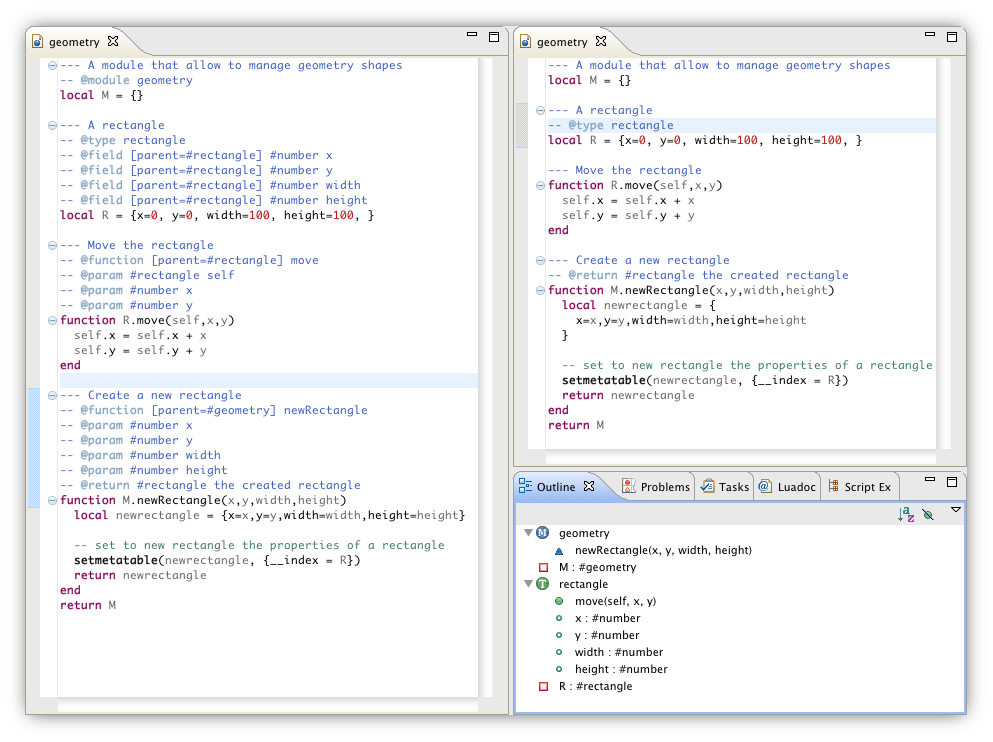
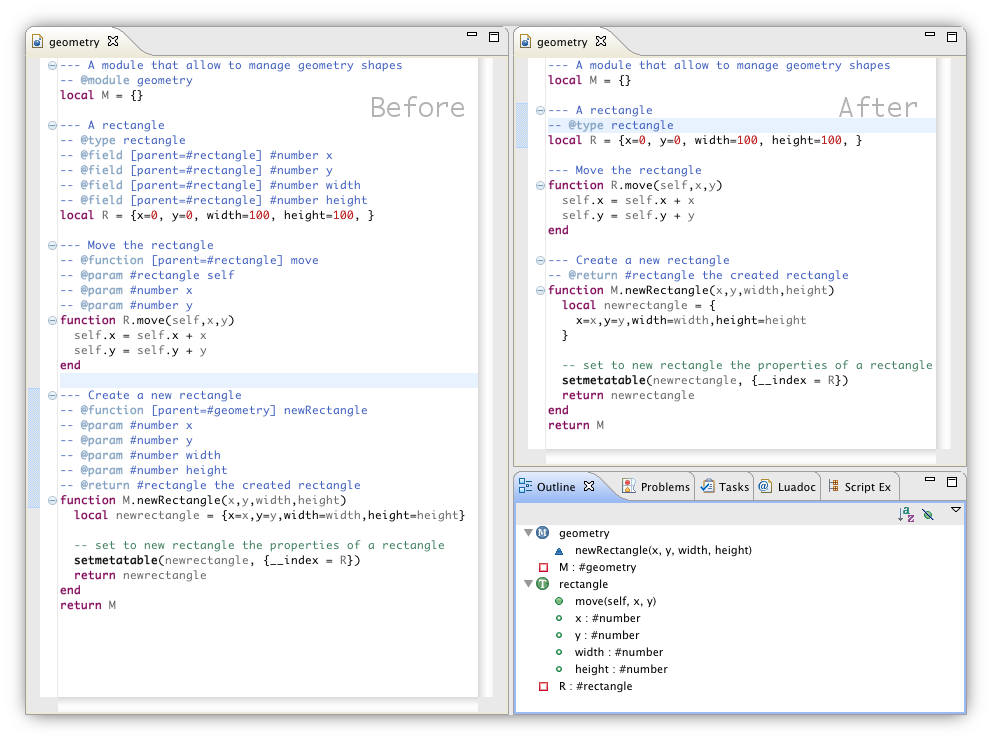
Layers edited between the first and the second 993 x 742 image:
added layer "After" (30%) above "Before" over (839, 96, 917, 117)
added layer "Before" (30%) above "Calque Copié" over (372, 96, 464, 117)
painted on "Calque Copié" over (25, 26, 30, 32)
